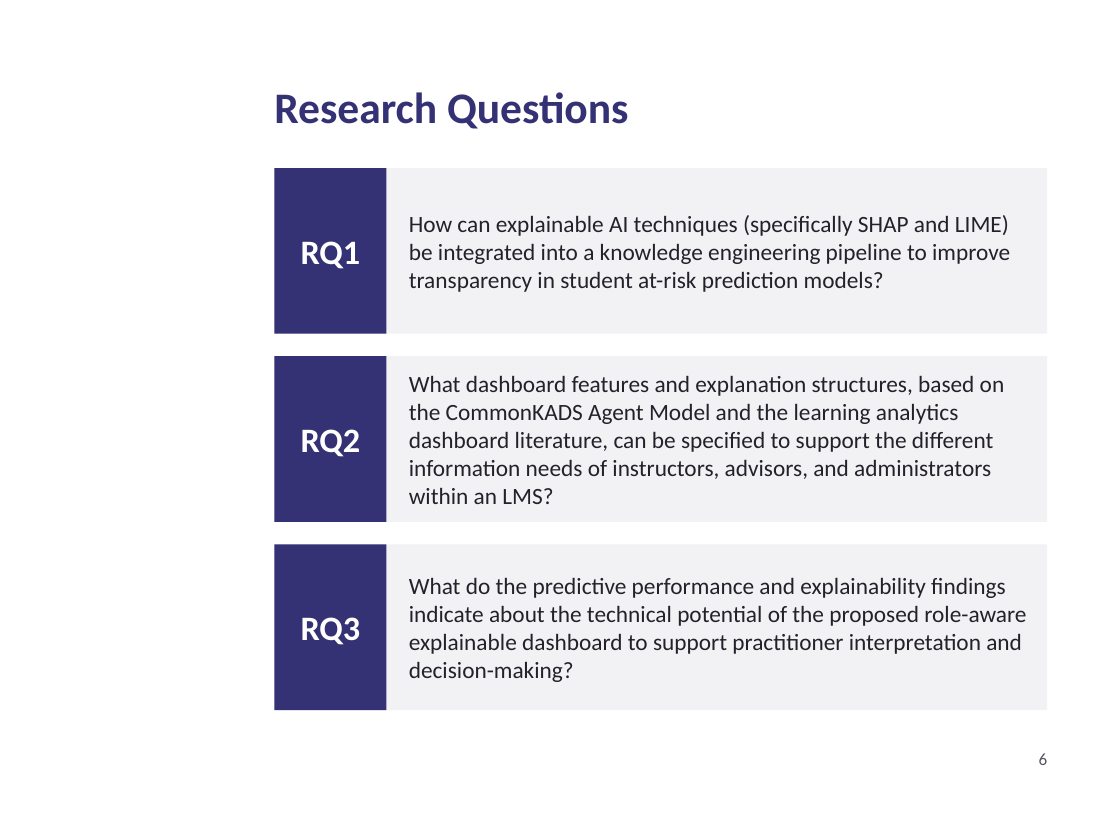
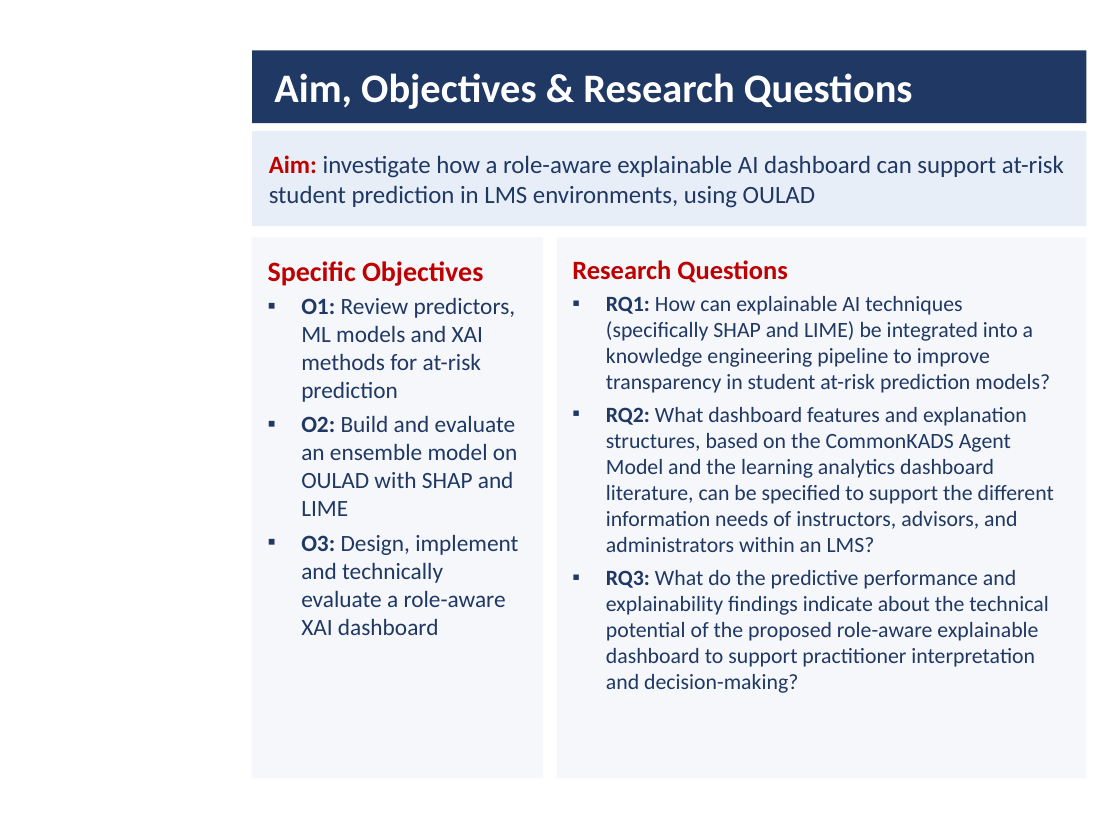
Before and after one commit to daniel-larry/python-run-result, a slide deck: slide 4 of Internal_Defense_Presentation.pptx (slide 6 before the commit). Drawn at 1120x840 pixels with LibreOffice and Linux fonts; fonts in the diff are those of the drawing; background and template pictures are left out. Boxes give left, top, right and bottom in pixels: in the first picture for what was removed or moved away, otherwise in the second. Text is boxed around its words. In the diff, an @@ line names an element or a change of style, - is before the commit and + after.

Commit message:
Defense deck: 10-minute version in the proposal layout

```diff
--- a/Internal_Defense_Presentation.pptx
+++ b/Internal_Defense_Presentation.pptx
@@ rectangle added at box(252, 50, 1086, 123), fill #1F3864 @@
@@ title at box(274, 73, 913, 109): text changed; size 28 to 26 pt; text colour #343174 to #FFFFFF @@
-Research Questions
+Aim, Objectives & Research Questions
@@ rectangle: place and size @@
-rectangle at box(274, 168, 1047, 334)
+rectangle at box(252, 131, 1086, 226)
@@ rectangle at box(252, 131, 1086, 226): fill #F2F2F5 to #E8EEF7 @@
@@ text added at box(269, 155, 1064, 208), 16 pt, text #1F3864 @@
+Aim: investigate how a role-aware explainable AI dashboard can support at-risk student prediction in LMS environments, using OULAD
@@ rectangle removed at box(274, 168, 386, 334) @@
@@ rectangle added at box(252, 237, 543, 778), fill #F5F7FA @@
@@ text removed at box(409, 215, 1010, 292) @@
-How can explainable AI techniques (specifically SHAP and LIME) be integrated into a knowledge engineering pipeline to improve transparency in student at-risk prediction models?
@@ rectangle added at box(557, 237, 1086, 778), fill #F5F7FA @@
@@ text added at box(268, 261, 518, 635), 15 pt, text #1F3864 @@
+Specific Objectives
+▪ O1: Review predictors, ML models and XAI methods for at-risk prediction
+▪ O2: Build and evaluate an ensemble model on OULAD with SHAP and LIME
+▪ O3: Design, implement and technically evaluate a role-aware XAI dashboard
@@ text removed at box(301, 241, 361, 269) @@
-RQ1
@@ text "Research Questions" at box(572, 260, 1054, 693): vertical alignment middle to top @@
@@ text at box(572, 260, 1054, 693): text changed; size 15 to 14 pt; text colour #22222A to #1F3864 @@
-What dashboard features and explanation structures, based on the CommonKADS Agent Model and the learning analytics dashboard literature, can be specified to support the different information needs of instructors, advisors, and administrators within an LMS?
+Research Questions
+▪ RQ1: How can explainable AI techniques (specifically SHAP and LIME) be integrated into a knowledge engineering pipeline to improve transparency in student at-risk prediction models?
+▪ RQ2: What dashboard features and explanation structures, based on the CommonKADS Agent Model and the learning analytics dashboard literature, can be specified to support the different information needs of instructors, advisors, and administrators within an LMS?
+▪ RQ3: What do the predictive performance and explainability findings indicate about the technical potential of the proposed role-aware explainable dashboard to support practitioner interpretation and decision-making?
@@ rectangle removed at box(274, 356, 1047, 522) @@
@@ rectangle removed at box(274, 356, 386, 522) @@
@@ text removed at box(301, 429, 361, 457) @@
-RQ2
@@ rectangle removed at box(274, 544, 1047, 710) @@
@@ rectangle removed at box(274, 544, 386, 710) @@
@@ text removed at box(409, 578, 1026, 682) @@
-What do the predictive performance and explainability findings indicate about the technical potential of the proposed role-aware explainable dashboard to support practitioner interpretation and decision-making?
@@ text removed at box(301, 617, 361, 645) @@
-RQ3
@@ text removed at box(1039, 753, 1048, 765) @@
-6
```
Also in this commit, not shown: 3 other slides changed, 8 slides added, 18 slides removed.
